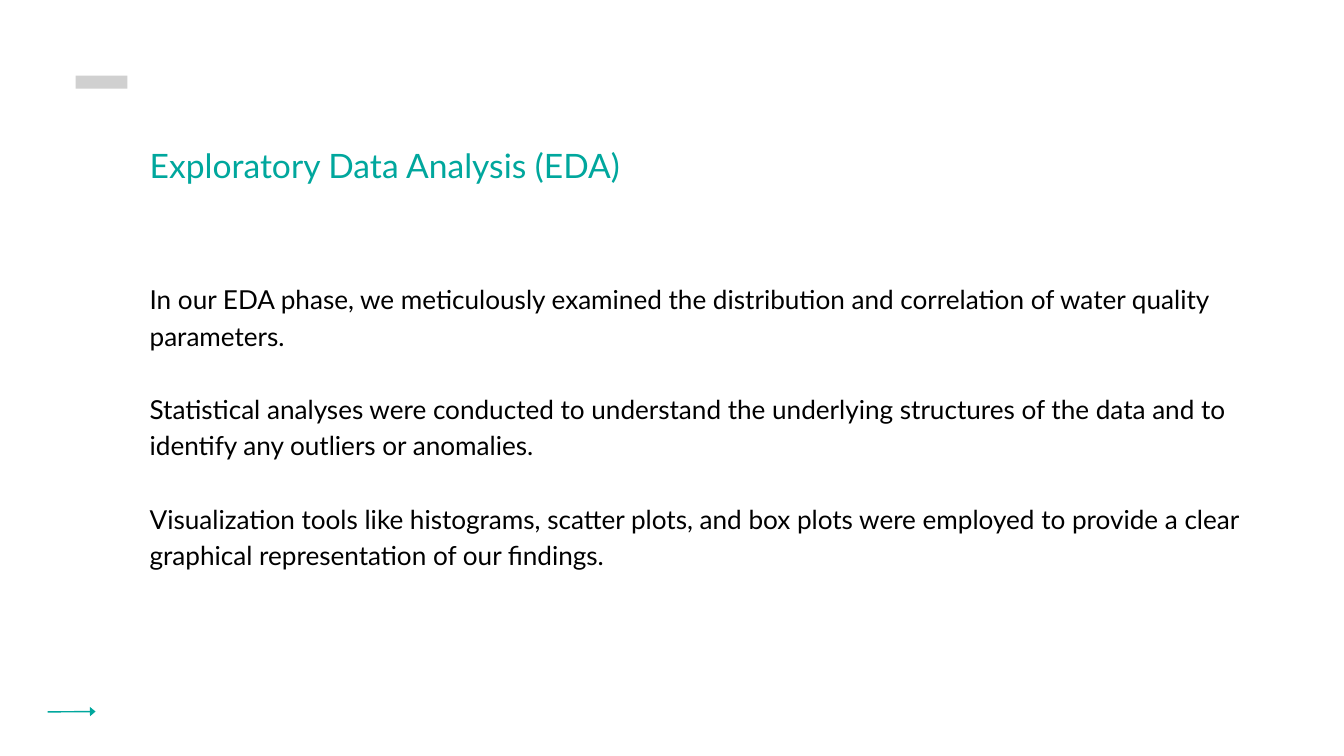
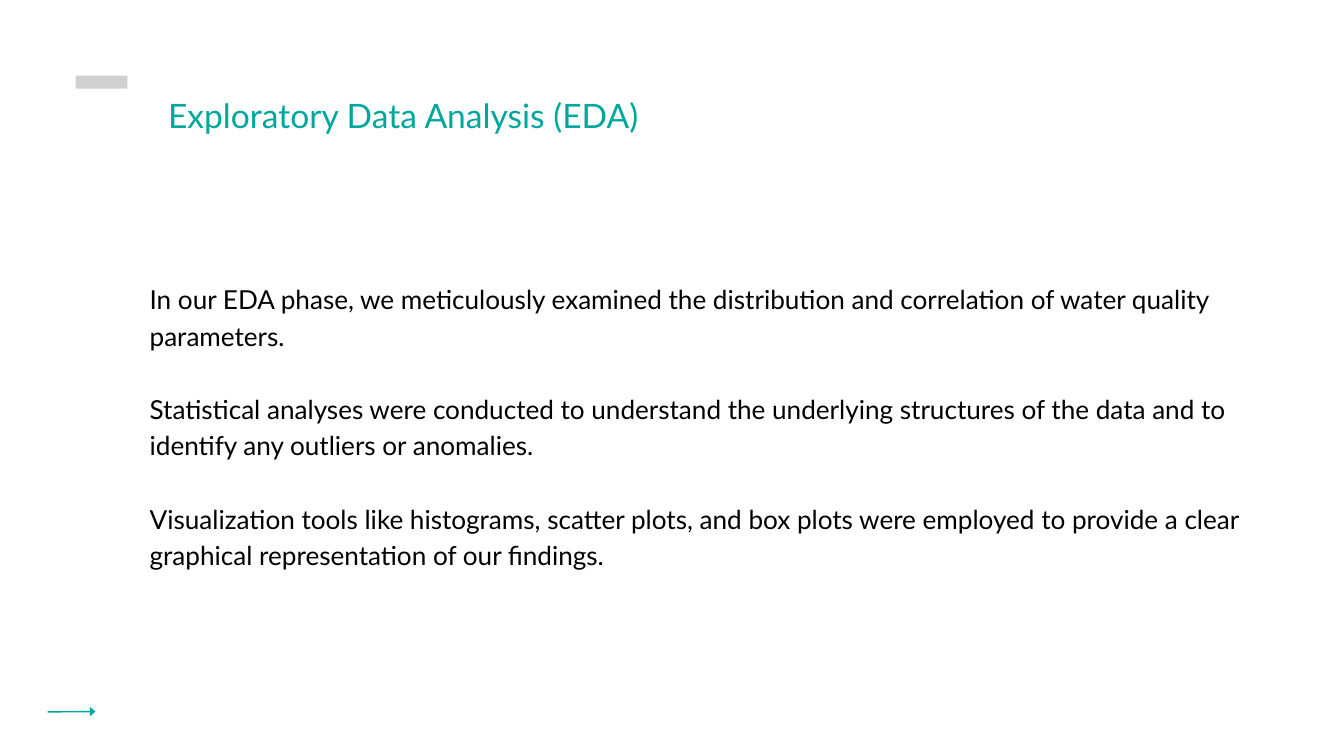
Before and after one commit to ERAA1997/Project-4-UoB, a slide deck: slide 6 of Project 4 Presentation.pptx (slide 7 before the commit). Drawn at 1344x756 pixels with LibreOffice and Linux fonts; fonts in the diff are those of the drawing; grey boxes stand for pictures. Boxes give left, top, right and bottom in pixels: in the first picture for what was removed or moved away, otherwise in the second. Text is boxed around its words. In the diff, an @@ line names an element or a change of style, - is before the commit and + after.

```diff
--- a/Project 4 Presentation.pptx
+++ b/Project 4 Presentation.pptx
@@ text "Exploratory Data Analysis (EDA)": place and size @@
-text "Exploratory Data Analysis (EDA)" at bbox=[150, 152, 620, 184]
+text "Exploratory Data Analysis (EDA)" at bbox=[168, 102, 638, 134]
```
Also in this commit, not shown: 8 other slides changed, 2 slides removed.
